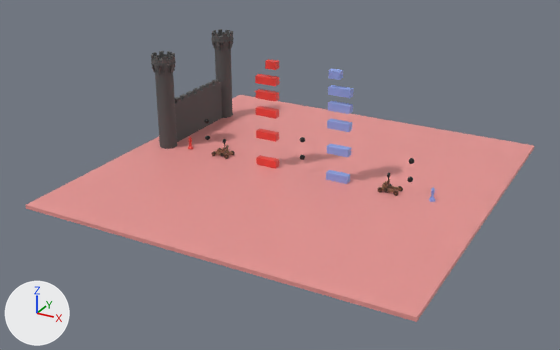
Renders of the Blender file blender/level1.blend from each side of a commit.
One viewpoint serves both versions: a camera (50 mm lens) standing at (86.5, -169.6, 82.7) and looking at (-2.5, -7.6, 1.7). The lights are fixed; the arrows at lower left show +X, +Y and +Z. The older version comes first. Objects named as collision shapes, trigger or cutter boxes, shadow casters or lower levels of detail are left out.

Before the edit, the objects in view are built like this:
```python
ob_castle_parent_l = bpy.data.objects.new('Castle_Parent-L', None)
ob_castle_parent_l.location = (-43.0, 14.0, 0.0)
ob_castle_parent_l.rotation_euler = (0.0, 0.0, 1.571)  # degrees (0, 0, 90)
ob_castle_parent_l.scale = (0.797, 0.797, 0.797)
ob_cylinder = bpy.data.objects.new('Cylinder', me_cylinder)
ob_cylinder.parent = ob_castle_parent_l
ob_cylinder.location = (-19.0, 15.0, 0.0)
ob_cylinder.rotation_euler = (0.0, 0.0, -3.142)  # degrees (0, 0, -180)
ob_cylinder_001 = bpy.data.objects.new('Cylinder.001', me_cylinder_002)
ob_cylinder_001.parent = ob_castle_towerr
ob_cylinder_001.location = (-1.0, 15.0, 0.0)
ob_cylinder_001.rotation_euler = (0.0, 0.0, 3.142)  # degrees (0, 0, 180)
ob_kingl = bpy.data.objects.new('KingL', None)
ob_kingl.location = (-36.0, 0.0, 1.048)
ob_kingr = bpy.data.objects.new('KingR', None)
ob_kingr.location = (36.0, 0.0, 1.048)
ob_plane_colvis = bpy.data.objects.new('Plane-ColVis', me_plane)
ob_plane_colvis.parent = ob_ground
ob_plane_colvis.location = (0.0, 0.0, 0.0)
ob_plane_colvis.scale = (1.0, 3.33, 1.0)
ob_wall_001 = bpy.data.objects.new('wall.001', me_cube_009)
ob_wall_001.parent = ob_castle_parent_l
ob_wall_001.location = (-8.304, 15.0, 8.063)
ob_wall_001.scale = (7.27, 0.803, 8.11)
ob_wall_002 = bpy.data.objects.new('wall.002', me_cube_021)
ob_wall_002.parent = ob_castle_parent_l
ob_wall_002.location = (8.696, 15.0, 8.063)
ob_wall_002.scale = (7.27, 0.803, 8.11)
```
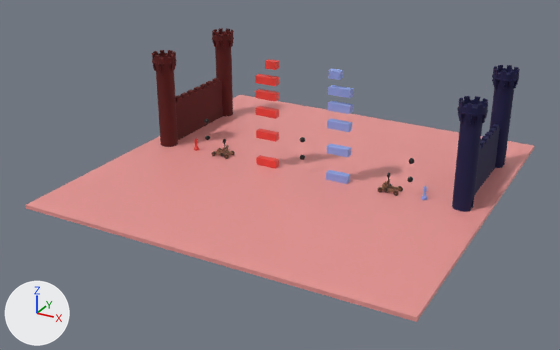
ob_kingl is not drawn itself; it is the parent of ob_kingl_visual, ob_kingl_collider.
ob_kingr is not drawn itself; it is the parent of ob_kingr_visual, ob_kingr_collider.
ob_castle_parent_l is not drawn itself; it is the parent of ob_cylinder, ob_castle_tower_l, ob_castle_towerr, ob_wall_001, ob_wall_002, ob_castle_parent_l_collider.

What changed in the scene script:
```text
Change ob_kingl:
    ob_kingl.location: (-36.0, 0.0, 1.048) -> (-34.0, 0.0, 1.048)
Change ob_kingr:
    ob_kingr.location: (36.0, 0.0, 1.048) -> (34.0, 0.0, 1.048)
Remove ob_cylinder:
    ob_cylinder = bpy.data.objects.new('Cylinder', me_cylinder)
Remove ob_cylinder_001:
    ob_cylinder_001 = bpy.data.objects.new('Cylinder.001', me_cylinder_002)
Remove ob_wall_001:
    ob_wall_001 = bpy.data.objects.new('wall.001', me_cube_009)
Change ob_castle_parent_l:
    ob_castle_parent_l.rotation_euler: (0.0, 0.0, 1.571) -> (0.0, 0.0, 0.0)  # degrees (0, 0, 90) -> degrees (0, 0, 0)
    ob_castle_parent_l.scale: (0.797, 0.797, 0.797) -> (1.0, 1.0, 1.0)
    ob_castle_parent_l.location: (-43.0, 14.0, 0.0) -> (-43.64, 15.27, 0.0)
Remove ob_wall_002:
    ob_wall_002 = bpy.data.objects.new('wall.002', me_cube_021)
Add ob_wall2_001:
    ob_wall2_001 = bpy.data.objects.new('wall2.001', me_cube_033)  # 56 vertices, 50 faces; spans x -0.64..0.64, y -7.78..5.79, z -6.46..6.49; in mat_castle_002 (dark blue #0f0e43)
    ob_wall2_001.parent = ob_castle_parent_r
    ob_wall2_001.location = (-43.64, 22.19, 6.423)
Add ob_castle_parent_r:
    ob_castle_parent_r = bpy.data.objects.new('Castle_Parent-R', None)
    ob_castle_parent_r.location = (43.64, 15.27, 0.0)
    ob_castle_parent_r.scale = (-1.0, 1.0, 1.0)
Add ob_wall1_001:
    ob_wall1_001 = bpy.data.objects.new('wall1.001', me_cube_033.copy())
    ob_wall1_001.parent = ob_castle_parent_r
    ob_wall1_001.location = (-43.64, 8.651, 6.423)
Add ob_tower2_001:
    ob_tower2_001 = bpy.data.objects.new('tower2.001', me_cylinder_004)  # 7560 vertices, 7403 faces; spans x -3.4..3.4, y -3.4..3.4, z 0.0..27.1; in mat_castle_002 (dark blue #0f0e43); modifiers SUBSURF, WEIGHTED_NORMAL
    ob_tower2_001.parent = ob_castle_parent_r
    ob_tower2_001.location = (-43.64, 30.4, 0.0)
Add ob_tower1_001:
    ob_tower1_001 = bpy.data.objects.new('tower1.001', me_cylinder_003)  # 7560 vertices, 7403 faces; spans x -3.4..3.4, y -3.4..3.4, z 0.0..27.1; in mat_castle_002 (dark blue #0f0e43); modifiers SUBSURF, WEIGHTED_NORMAL
    ob_tower1_001.parent = ob_castle_parent_r
    ob_tower1_001.location = (-43.64, 0.13, 0.0)
Add ob_wall2:
    ob_wall2 = bpy.data.objects.new('wall2', me_cube_021_1)  # 56 vertices, 50 faces; spans x -0.64..0.64, y -7.78..5.79, z -6.46..6.49; in mat_castle_001 (dark red #560b08)
    ob_wall2.parent = ob_castle_parent_l
    ob_wall2.location = (-43.64, 22.19, 6.423)
Add ob_wall1:
    ob_wall1 = bpy.data.objects.new('wall1', me_cube_009_1)  # 56 vertices, 50 faces; spans x -0.64..0.64, y -7.78..5.79, z -6.46..6.49; in mat_castle_001 (dark red #560b08)
    ob_wall1.parent = ob_castle_parent_l
    ob_wall1.location = (-43.64, 8.651, 6.423)
Add ob_tower2:
    ob_tower2 = bpy.data.objects.new('tower2', me_cylinder_002_1)  # 7560 vertices, 7403 faces; spans x -3.4..3.4, y -3.4..3.4, z 0.0..27.1; in mat_castle_001 (dark red #560b08); modifiers SUBSURF, WEIGHTED_NORMAL
    ob_tower2.parent = ob_castle_parent_l
    ob_tower2.location = (-43.64, 30.4, 0.0)
Add ob_tower1:
    ob_tower1 = bpy.data.objects.new('tower1', me_cylinder_1)  # 7560 vertices, 7403 faces; spans x -3.4..3.4, y -3.4..3.4, z 0.0..27.1; in mat_castle_001 (dark red #560b08); modifiers SUBSURF, WEIGHTED_NORMAL
    ob_tower1.parent = ob_castle_parent_l
    ob_tower1.location = (-43.64, 0.13, 0.0)
```

Location of each change, (x1, y1, x2, y2) in pixels of the pictures (560 x 350 px):
'tower1.001', added (dark blue): after (452, 96, 488, 212)
'Cylinder', deleted: before (151, 51, 177, 149)
'tower1', added (dark red): after (152, 50, 178, 147)
'tower2.001', added (dark blue): after (490, 65, 520, 168)
'Cylinder.001', deleted: before (211, 29, 234, 118)
'tower2', added (dark red): after (212, 28, 234, 116)
'wall.002', deleted: before (193, 79, 222, 131)
'wall2', added (dark red): after (194, 78, 223, 129)
'wall.001', deleted: before (175, 91, 198, 142)
'wall1', added (dark red): after (175, 89, 199, 140)
'wall2.001', added (dark blue): after (481, 124, 500, 186)
'wall1.001', added: after (475, 140, 486, 194)
'KingR-Visual', moved: before (429, 187, 435, 202); after (421, 185, 427, 200)
'KingL-Visual', moved: before (188, 138, 193, 149); after (194, 139, 199, 151)
